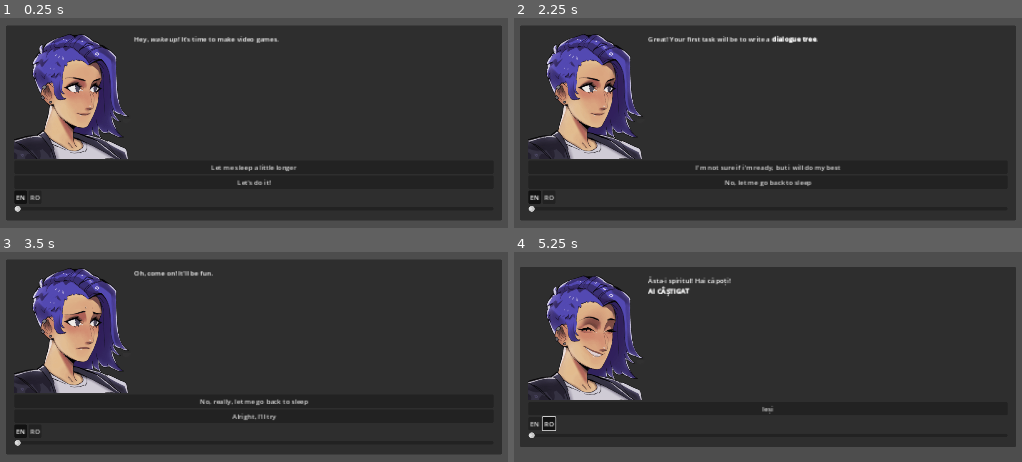
Above: before the commit, frames 1-4 (two rows, left to right).
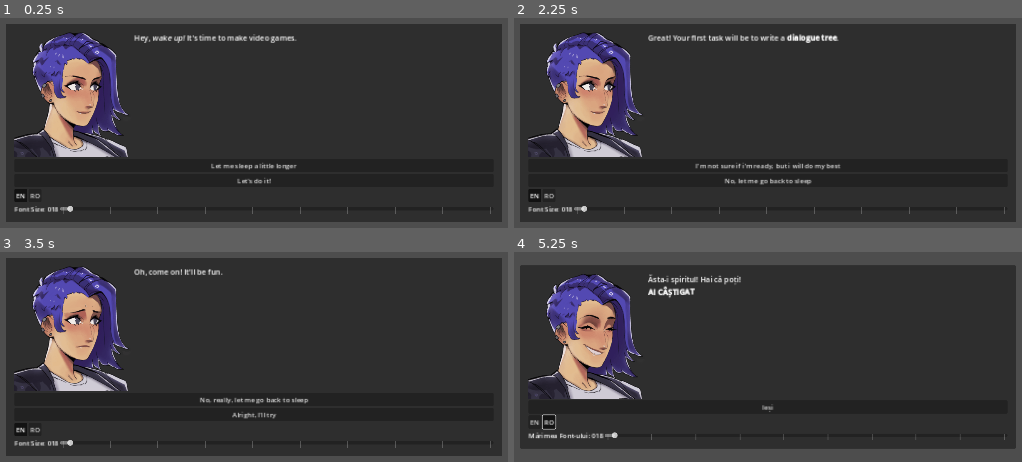
Above: after the commit, the same moments.

Repository: gdquest-demos/godot-4-new-features
Game: Godot game, scene res://dialog_tree/dialogue_tree.tscn
Two runs of this game, one before a commit and one after it. Both use one fixed random seed, a clock stepped at 60 frames per second and the inputs below. The project has no main scene, so this scene is started directly.
Inputs:
- Up to frame 1 (0.25 s): no input
- Up to frame 2 (2.25 s): click "Let me sleep a little longer" at 0.5 s; click "No, really, let me go back to…" at 1.25 s; click "Let's do it!" at 2 s
- Up to frame 3 (3.5 s): click "No, let me go back to sleep" at 2.75 s
- Up to frame 4 (5.25 s): click "Alright, I'll try" at 3.5 s; click "EN" at 4.25 s; click "RO" at 5 s

The runs differ from the first frame. In frame 1, 5.5% of the frame differs, in the area x 1-99%, y 2-98%; in frame 2, 6.1%; in frame 3, 5.3%; in frame 4, 6.1%, in the area x 1-99%, y 6-94%.

Commit message:
feat(dialog_tree): code font size logic

Diff:
--- a/dialog_tree/dialogue_tree.gd
+++ b/dialog_tree/dialogue_tree.gd
@@ -1,8 +1,13 @@
 extends PanelContainer
+
 
 var _languages_button_group := ButtonGroup.new()
 var _line_id := 0
 var _language := "en"
+var _font_size_text := {
+	"en": "Font Size",
+	"ro": "Mărimea Font-ului",
+}
 var _dialogue := [
 	{
 		"expression": "neutral",
@@ -72,10 +77,13 @@
 @onready var rich_text_label := %RichTextLabel
 @onready var buttons_column := %ButtonsColumn
 @onready var languages_row := %LanguagesRow
+@onready var font_size_label := %FontSizeLabel
+@onready var slider := %HSlider
 
 
 func _ready() -> void:
 	_languages_button_group.connect("pressed", set_language)
+	slider.connect("value_changed", set_text)
 	for button in languages_row.get_children():
 		button.button_group = _languages_button_group
 	show_line(_line_id)
@@ -84,17 +92,17 @@
 func show_line(id: int) -> void:
 	_line_id = id
 	var line_data: Dictionary = _dialogue[id]
-	set_text(line_data[_language].text)
+	set_text(slider.value)
 	set_expression(line_data.expression)
-
 	for button in buttons_column.get_children():
 		button.queue_free()
-
 	create_buttons(line_data[_language].buttons)
 
 
-func set_text(new_text: String) -> void:
-	rich_text_label.bbcode_text = new_text
+func set_text(font_size: int) -> void:
+	var text: String = _dialogue[_line_id][_language].text
+	font_size_label.text = "%s: %03d" % [_font_size_text[_language], font_size]
+	rich_text_label.bbcode_text = "[font_size={0}]{1}[/font_size]".format([font_size, text])
 
 
 func set_expression(expression: String) -> void:
@@ -108,7 +116,7 @@
 
 func set_language(_button: Button) -> void:
 	_language = _languages_button_group.get_pressed_button().text.to_lower()
-	set_text(_dialogue[_line_id][_language].text)
+	set_text(slider.value)
 	for idx in range(buttons_column.get_children().size()):
 		buttons_column.get_child(idx).text = _dialogue[_line_id][_language].buttons.keys()[idx]
 
--- a/dialog_tree/dialogue_tree.tscn
+++ b/dialog_tree/dialogue_tree.tscn
@@ -65,8 +65,21 @@
 toggle_mode = true
 text = "RO"
 
-[node name="SlidersRow" type="VBoxContainer" parent="MarginContainer/VBoxContainer"]
+[node name="SlidersRow" type="HBoxContainer" parent="MarginContainer/VBoxContainer"]
+layout_mode = 2
+
+[node name="FontSizeLabel" type="Label" parent="MarginContainer/VBoxContainer/SlidersRow"]
+unique_name_in_owner = true
 layout_mode = 2
 
 [node name="HSlider" type="HSlider" parent="MarginContainer/VBoxContainer/SlidersRow"]
+unique_name_in_owner = true
 layout_mode = 2
+size_flags_horizontal = 3
+size_flags_vertical = 1
+min_value = 1.0
+max_value = 999.0
+value = 18.0
+rounded = true
+tick_count = 10
+ticks_on_borders = true
